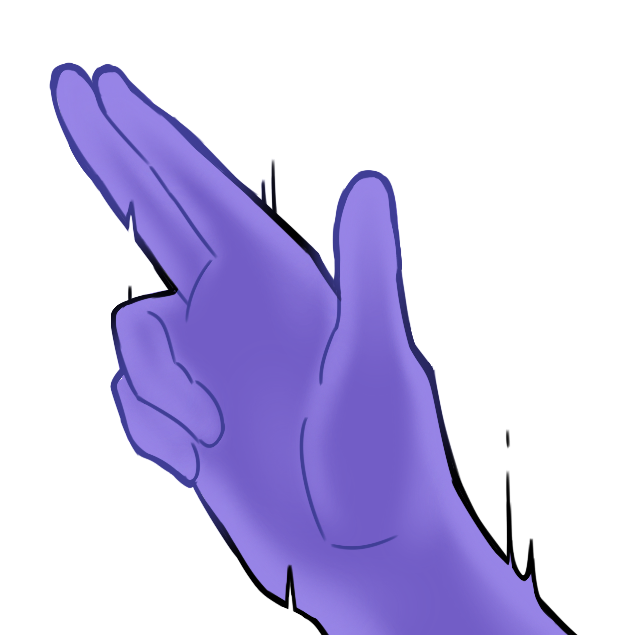
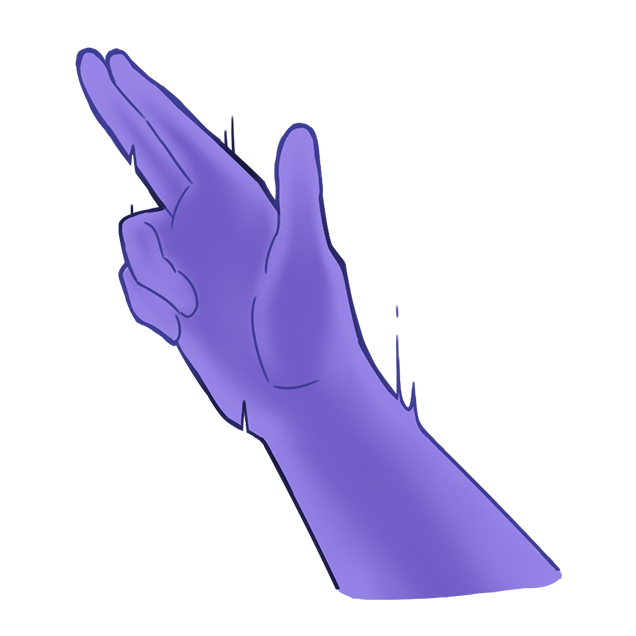
Layer changes from the first 636×636 image to the second:
added layer "John Wine Hand UI extended" above "Layer 1" over [left=75, top=47, right=562, bottom=600]
hid "Layer 1" over [left=49, top=62, right=578, bottom=635]
